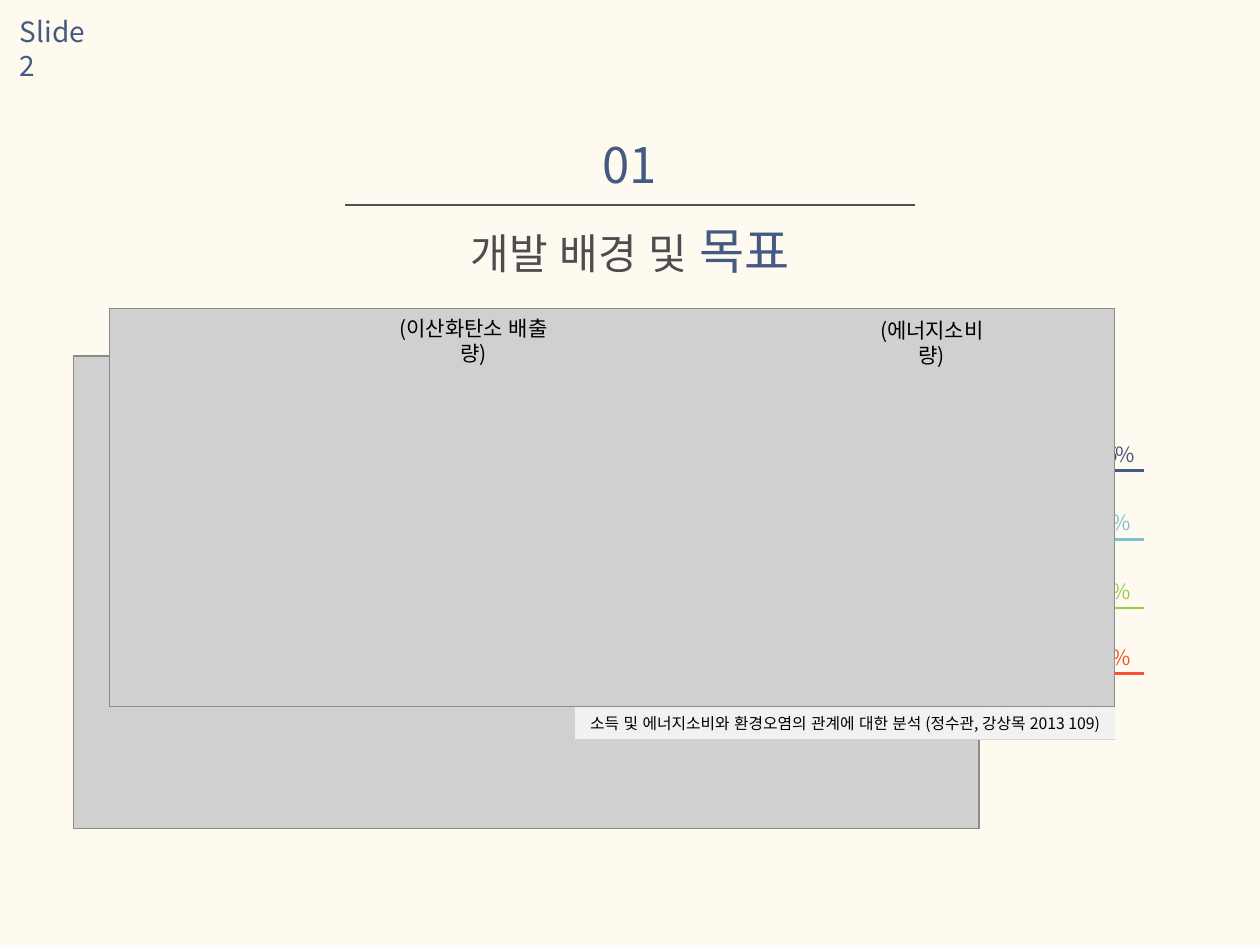
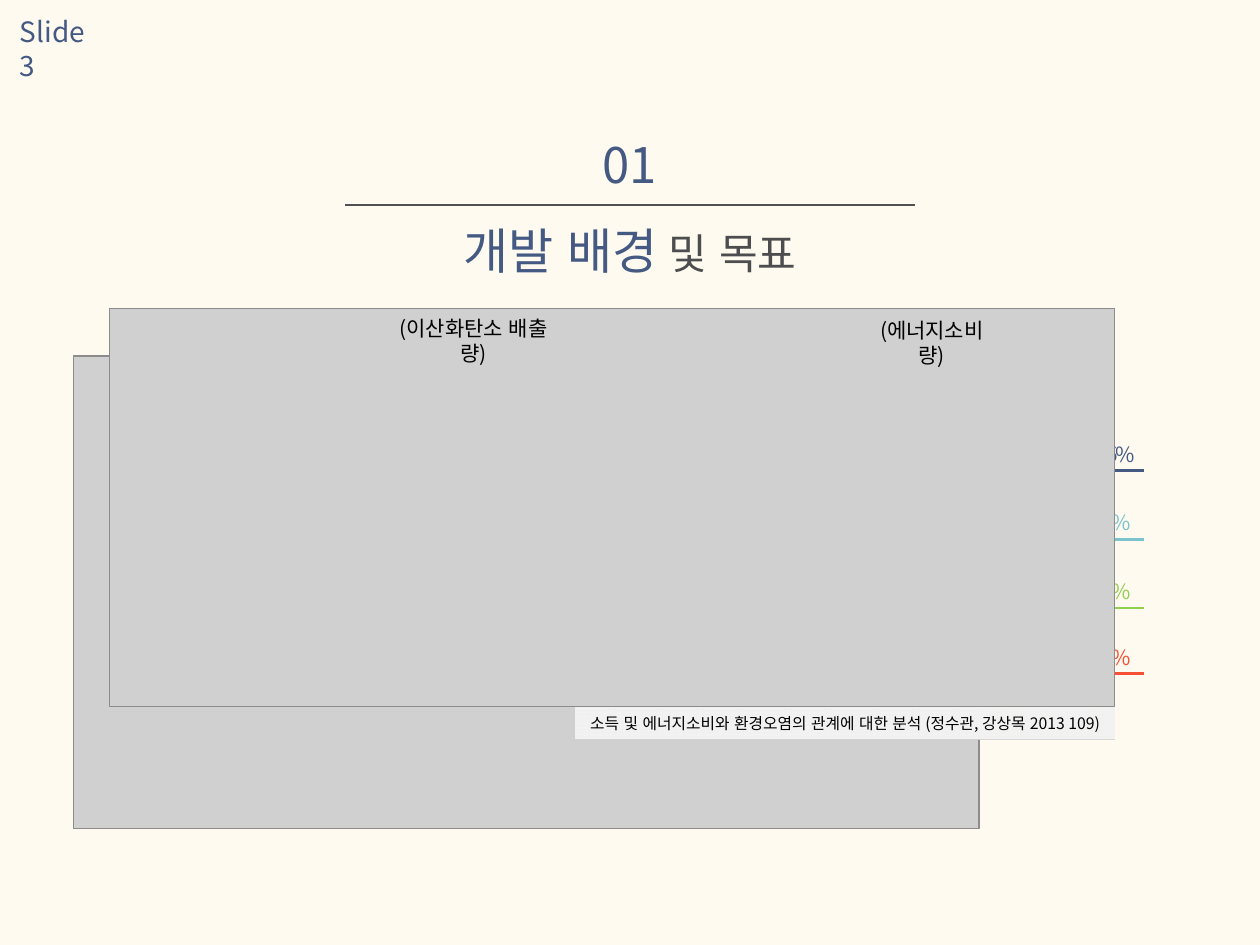
Before and after one commit to 97thCJY/CapstoneDesignDC, a slide deck: slide 4 of req_doc/DC 스마트그리드 홈 네트워크 제안서.pptx. Drawn at 1260x945 pixels with LibreOffice and Linux fonts; fonts in the diff are those of the drawing; grey boxes stand for pictures. Boxes give left, top, right and bottom in pixels: in the first picture for what was removed or moved away, otherwise in the second. Text is boxed around its words. In the diff, an @@ line names an element or a change of style, - is before the commit and + after.

```diff
--- a/req_doc/DC 스마트그리드 홈 네트워크 제안서.pptx
+++ b/req_doc/DC 스마트그리드 홈 네트워크 제안서.pptx
@@ text at (20,19,85,77): text changed @@
-Slide 2
+Slide 3
@@ text "개발 배경 및 목표" at (463,228,796,273): size 24 to 28 pt, text colour #4D4D4F to #455A83 in "개발 배경"; size 28 to 24 pt, text colour #455A83 to #4D4D4F in "목표" @@
```
Also in this commit, not shown: 4 other slides changed, 4 slides added, 5 other files.
